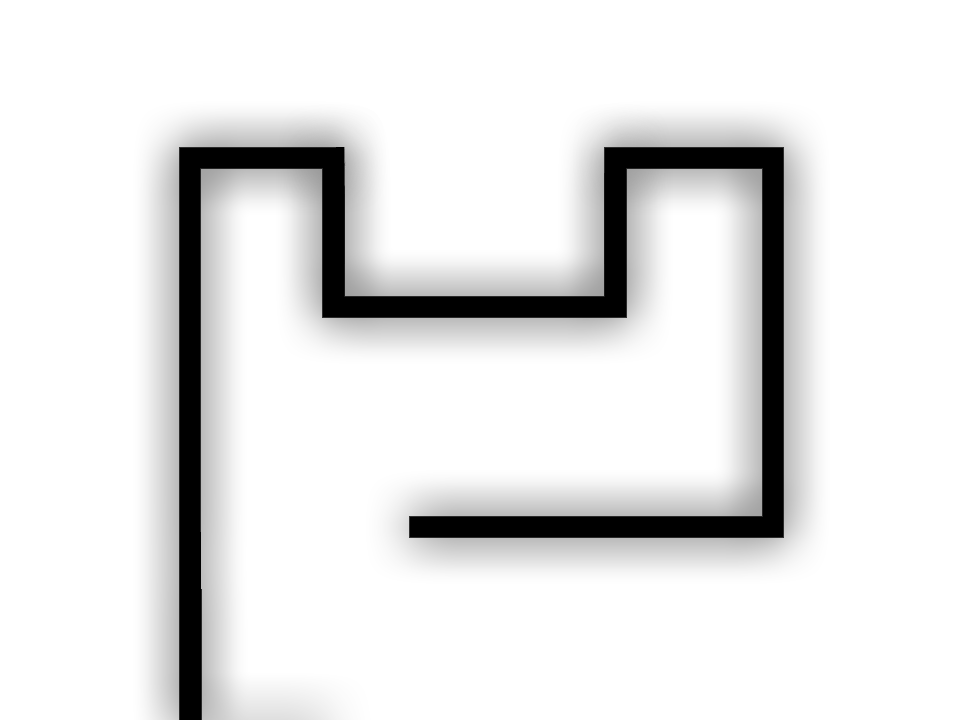
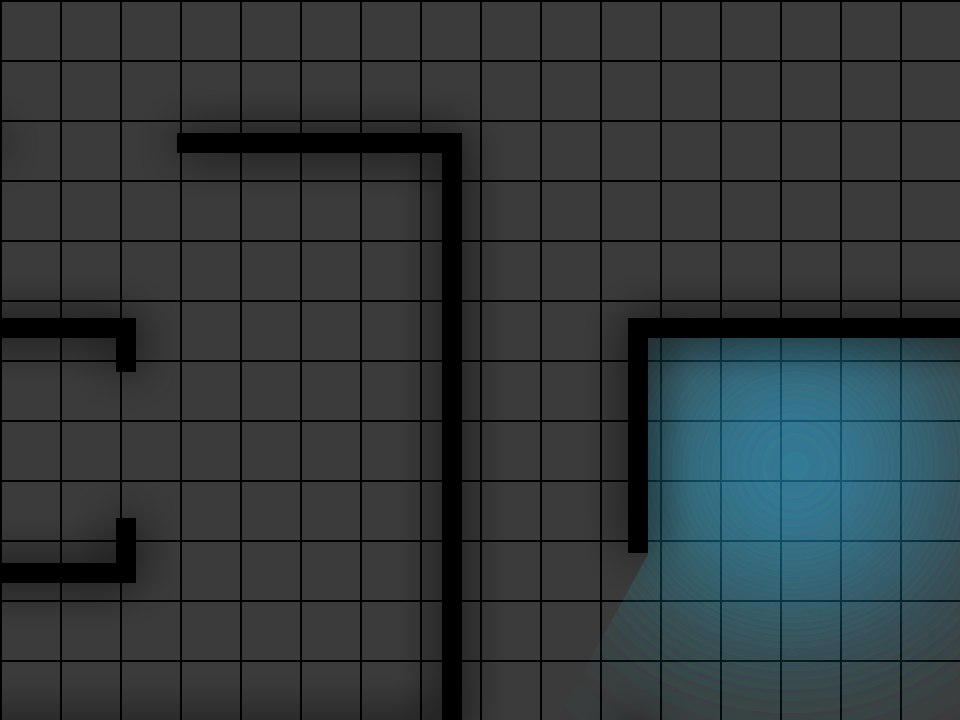
Before/after of a (960, 720) layered artwork. What changed in the layer stack:
hid "Layer 14" over <box>343,147,346,165</box>
hid "Layer 13" over <box>133,101,830,720</box>
showed "Rectangle 21 copy", painted on it over <box>0,133,960,720</box>
added layer "Layer 15 copy 2" above "Tappe" over <box>559,328,960,720</box>
showed "Layer 0" over <box>0,0,960,720</box>
showed "Layer 3" over <box>0,0,960,720</box>
